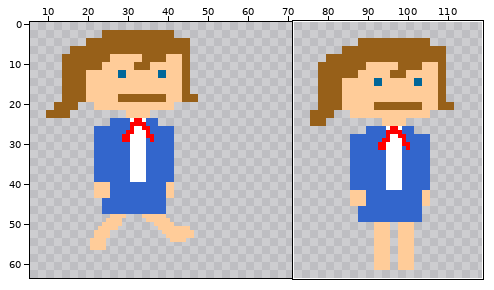
Edited in one commit: sprite sheet (assets/images/FemaleWalkCycle2spritesheet.png). Above: a wide view before the commit, with the close-up outlined.
Close-up. As it was:
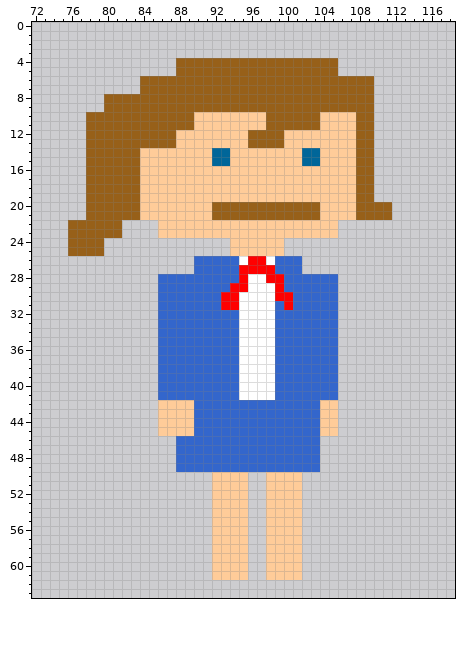
The file is 128x64 pixels. Shown: x 72..118, y 0..63. The wide view leaves out empty margins. The commit also changed other parts of the picture, which this record leaves out.
The result:
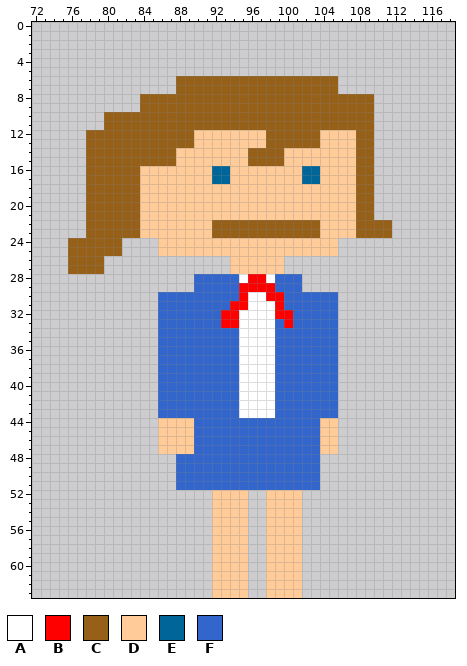
Palette (. is transparent): A #ffffff  B #ff0000  C #976019  D #ffcc99  E #006699  F #3366cc
Diff:
Changed rows in their new state; - is an unchanged pixel.
first column x 76:
 4 ------------..................------
 5 ------------..................------
 6 --------....------------------....--
 7 --------....------------------....--
 8 ----....----------------------------
 9 ----....----------------------------
10 --..----------CCCCCCCC------CCCC----
11 --..----------CCCCCCCC------CCCC----
12 ------------CC------DD--CCCC--------
13 ------------CC------DD--CCCC--------
14 --------CCCC----DD--CCCC--DD--------
15 --------CCCC----DD--CCCC--DD--------
16 ----------------EE--------EE--------
17 ----------------EE--------EE--------
20 ----------------DDDDDDDDDDDD------..
21 ----------------DDDDDDDDDDDD------..
22 ..----CCDD------CCCCCCCCCCCC--DDCCCC
23 ..----CCDD------CCCCCCCCCCCC--DDCCCC
24 ----CC----DDDDDDDD------DDDDDD------
25 ----CC----DDDDDDDD------DDDDDD------
26 CCCC----------....DDDDDD..----------
27 CCCC----------....DDDDDD..----------
28 ----------....-----ABBAF--....------
29 ----------....----F-BBBF--....------
30 -----------------FFB--B-F-----------
31 -----------------F-B---BF-----------
32 -----------------BB----BB-----------
33 -----------------BB-----B-----------
first column x 86:
42 FFFF-----AAAA-----FF
43 FFFF-----AAAA-----FF
46 DDDD--------------DD
47 DDDD--------------DD
50 --FFFFFFFFFFFFFFFF--
51 --FFFFFFFFFFFFFFFF--
first column x 92:
62 DDDD--DDDD
63 DDDD--DDDD
